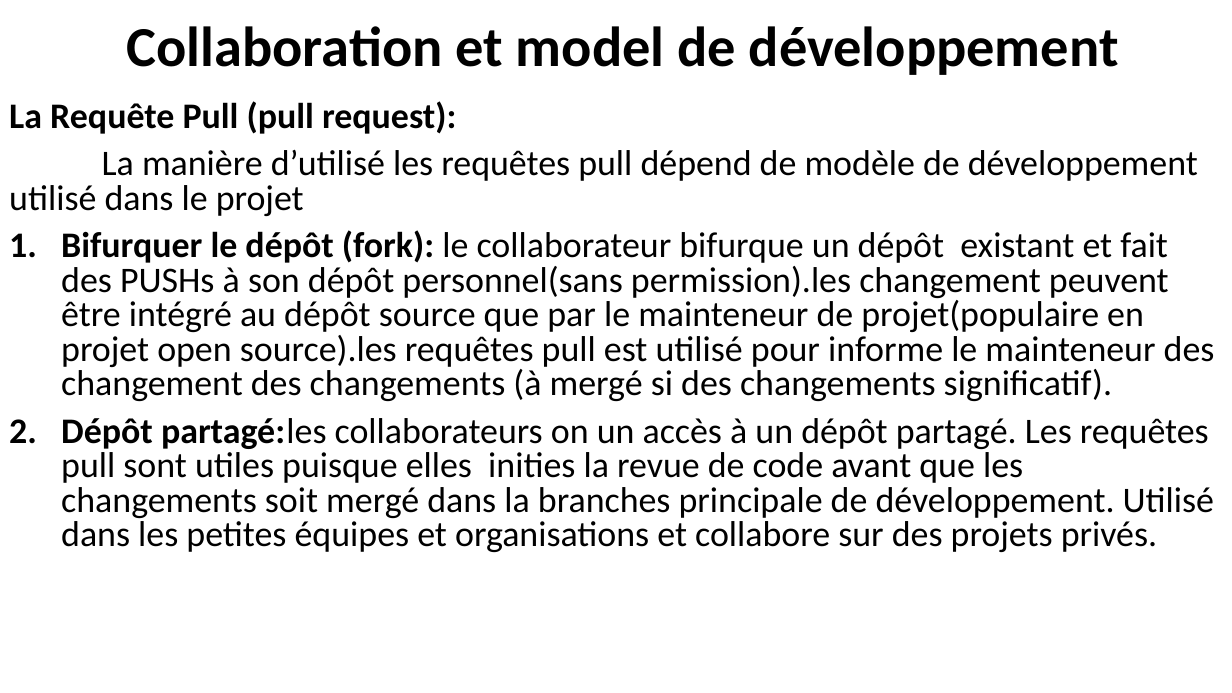
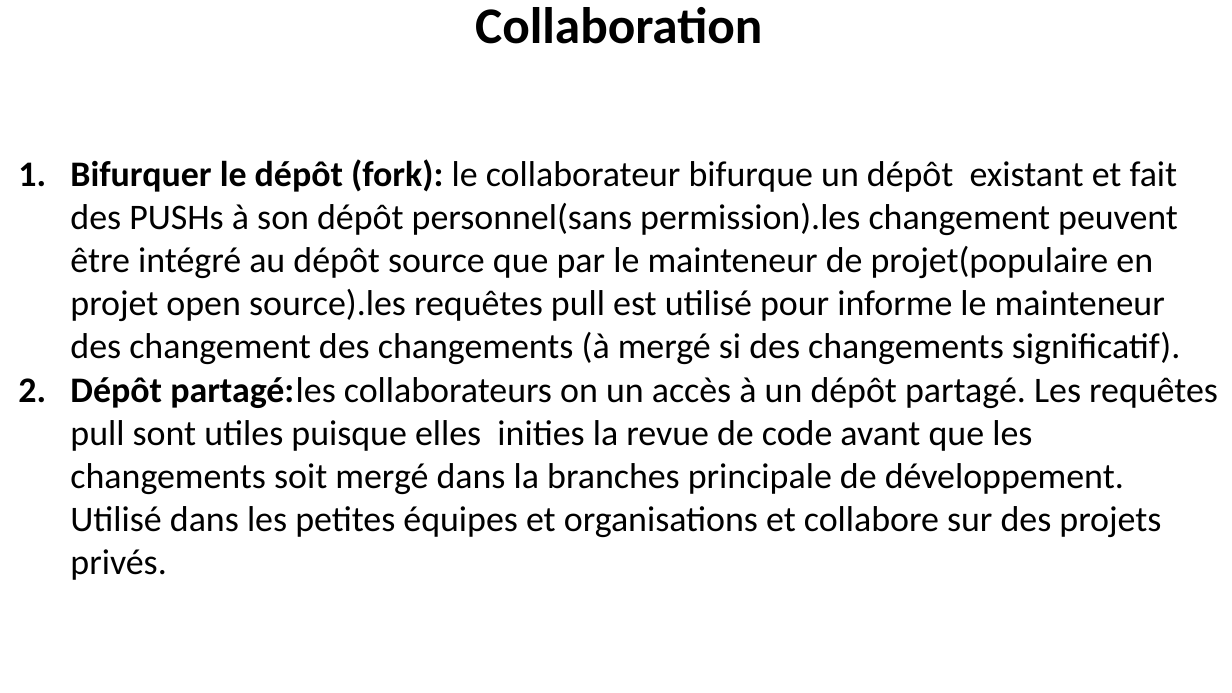
Before and after one commit to belakebiboussad/form, a slide deck: slide 23 of Formation Git.pptx (slide 20 before the commit). Drawn at 1232x693 pixels with LibreOffice and Linux fonts; fonts in the diff are those of the drawing. Boxes give left, top, right and bottom in pixels: in the first picture for what was removed or moved away, otherwise in the second. Text is boxed around its words. In the diff, an @@ line names an element or a change of style, - is before the commit and + after.

```diff
--- a/Formation Git.pptx
+++ b/Formation Git.pptx
@@ title removed at (127, 26, 1119, 75) @@
-Collaboration et model de développement
@@ title added at (475, 7, 762, 44), 40 pt, text #000000, bold @@
+Collaboration
@@ text at (9, 101, 1198, 216): paragraphs removed @@
-La Requête Pull (pull request):
-La manière d’utilisé les requêtes pull dépend de modèle de développement utilisé dans le projet
@@ text "Bifurquer le dépôt (fork): le ...": place and size @@
-text "Bifurquer le dépôt (fork): le ..." at (9, 101, 1215, 552)
+text "Bifurquer le dépôt (fork): le ..." at (70, 159, 1218, 580)
@@ text "Bifurquer le dépôt (fork): le ..." at (70, 159, 1218, 580): line spacing 0.8 to 1; less space between paragraphs @@
```
Also in this commit, not shown: 17 other slides changed, 3 slides added, 2 other files.
